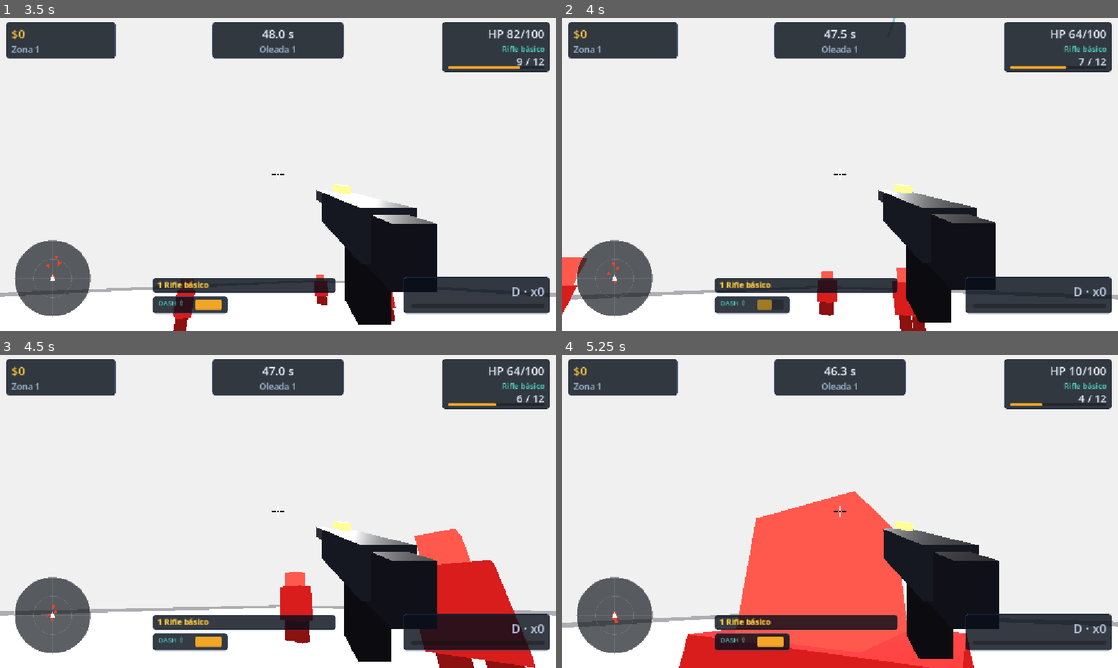
Above: before the commit, frames 1-4 (two rows, left to right).
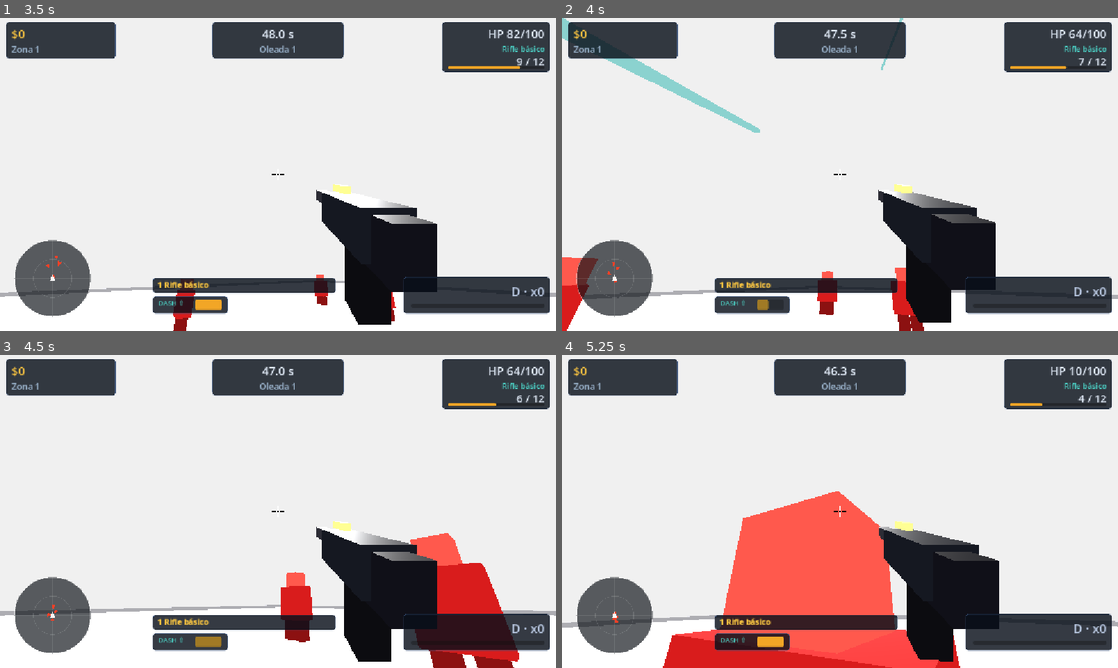
Above: after the commit, the same moments.

Repository: Veilen1/Deadline
Game: Godot game, scene res://scenes/ui/main_menu.tscn
Same seed, same stepped clock (60 frames per second), same inputs: the game is played once before the commit and once after it.
Inputs (mouse positions are in pixels of both pictures, inside the frame that each line leads up to):
- Up to frame 1 (3.5 s): click "Jugar" at 0.5 s; click "Jugar" at 1.25 s; tap Enter at 2 s; move the mouse to (305, 174) at 2.02 s; press the mouse at (305, 174) at 2.03 s; hold W (move_forward) from 2.03 s (still down); tap Space (jump) at 2.27, 3.02 s; move the mouse to (250, 174) at 2.77 s; release the mouse at (250, 174) at 2.78 s; click (250, 174) at 2.85 s
- Up to frame 2 (4 s): keep holding W (move_forward); move the mouse to (851, 168) at 3.52 s; press the mouse at (851, 168) at 3.53 s; tap Shift at 3.6 s
- Up to frame 3 (4.5 s): keep holding W (move_forward); move the mouse to (272, 517) at 4.27 s; release the mouse at (272, 517) at 4.28 s; tap Ctrl at 4.35 s
- Up to frame 4 (5.25 s): keep holding W (move_forward); tap Space (jump) at 4.52 s; click (834, 517) at 4.55 s; move the mouse to (878, 514) at 5.02 s; press the mouse at (878, 514) at 5.03 s; tap 1 at 5.1 s

Frame 1 is identical in both runs. In frame 2, 1.6% of the frame differs, in the area x 0-100%, y 0-100%; in frame 3, 1.6%; in frame 4, 3.0%, in the area x 1-100%, y 43-100%.

Commit message:
balance(player): subir cooldowns de dash slide y nerfear ejecutor

Diff:
--- a/resources/skills/skill_tree.gd
+++ b/resources/skills/skill_tree.gd
@@ -32,13 +32,13 @@
 	"executioner": {
 		"title": "Ejecutor",
 		"symbol": "★",
-		"description": "Cada headshot devuelve una bala al cargador.",
+		"description": "Cada headshot tiene 25% de probabilidad de no gastar munición.",
 		"max_level": 1,
 		"base_cost": 200,
 		"cost_step": 0,
 		"requires": ["precision"],
 		"position": Vector2(0.5, 0.14),
-		"effects": {"crit_refund": 1.0},
+		"effects": {"crit_refund": 0.25},
 	},
 	"cadence": {
 		"title": "Cadencia",
--- a/scenes/actors/player/player.gd
+++ b/scenes/actors/player/player.gd
@@ -10,11 +10,11 @@
 @export var gravity: float = 20.0
 @export var jump_height: float = 0.9
 @export var dash_speed: float = 16.0
-@export var dash_duration: float = 0.14
-@export var dash_cooldown: float = 0.7
+@export var dash_duration: float = 0.13
+@export var dash_cooldown: float = 0.9
 @export var slide_speed_multiplier: float = 1.7
-@export var slide_duration: float = 0.45
-@export var slide_cooldown: float = 0.8
+@export var slide_duration: float = 0.42
+@export var slide_cooldown: float = 1.0
 @export var slide_camera_height: float = 0.9
 
 @export_group("Camera")
@@ -445,8 +445,10 @@
 					var damage: float = weapon_data.damage + damage_bonus
 					if hit_zone == "head":
 						damage *= 1.0 + crit_bonus
+						# Ejecutor: probabilidad de recuperar la bala del headshot.
 						if crit_refund > 0.0 and current_ammo < max_ammo:
-							_set_current_ammo(current_ammo + int(round(crit_refund)))
+							if randf() < clampf(crit_refund, 0.0, 1.0):
+								_set_current_ammo(current_ammo + 1)
 					enemy.call("take_hit", hit_zone, damage, weapon_data.money_per_hit, hit_position)
 
 	_spawn_tracer(end_point)
--- a/scenes/ui/skill_tree_screen.gd
+++ b/scenes/ui/skill_tree_screen.gd
@@ -202,7 +202,10 @@
 	if effects.has("crit_bonus"):
 		parts.append("+%d%% daño crítico" % int(round(float(effects["crit_bonus"]) * 100.0)))
 	if effects.has("crit_refund"):
-		parts.append("+1 bala por crítico")
+		parts.append(
+			"+%d%% de no gastar bala en headshot"
+			% int(round(float(effects["crit_refund"]) * 100.0))
+		)
 	if effects.has("damage_reduction"):
 		parts.append("-%d%% daño recibido" % int(round(float(effects["damage_reduction"]) * 100.0)))
 
